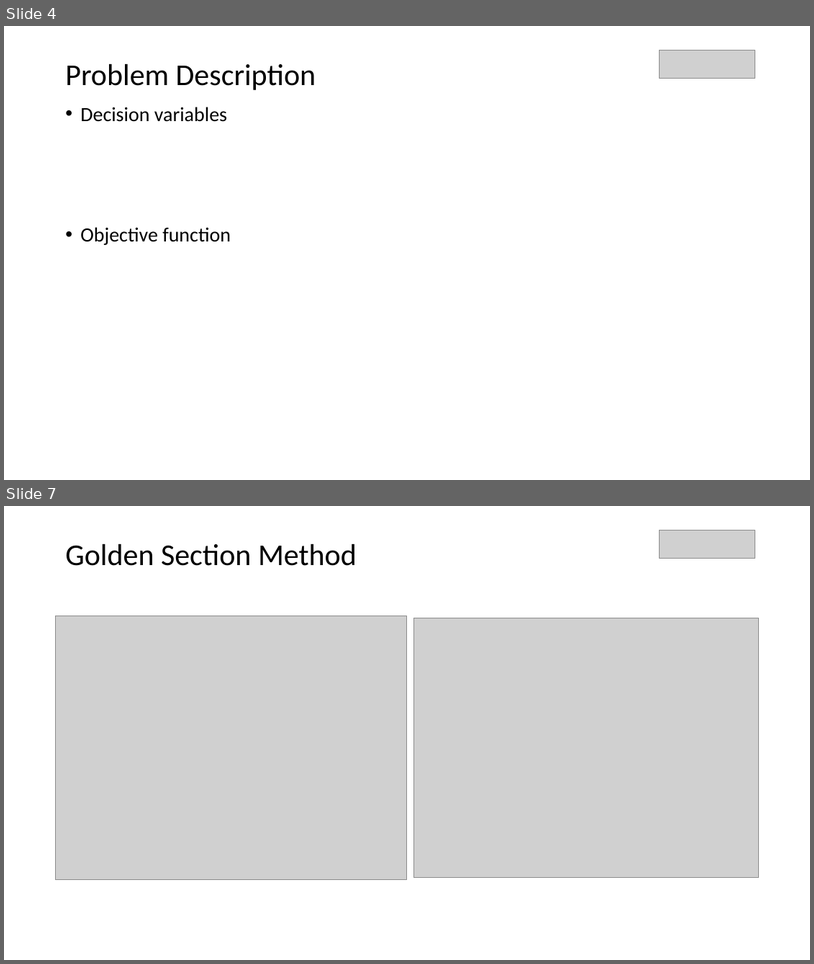
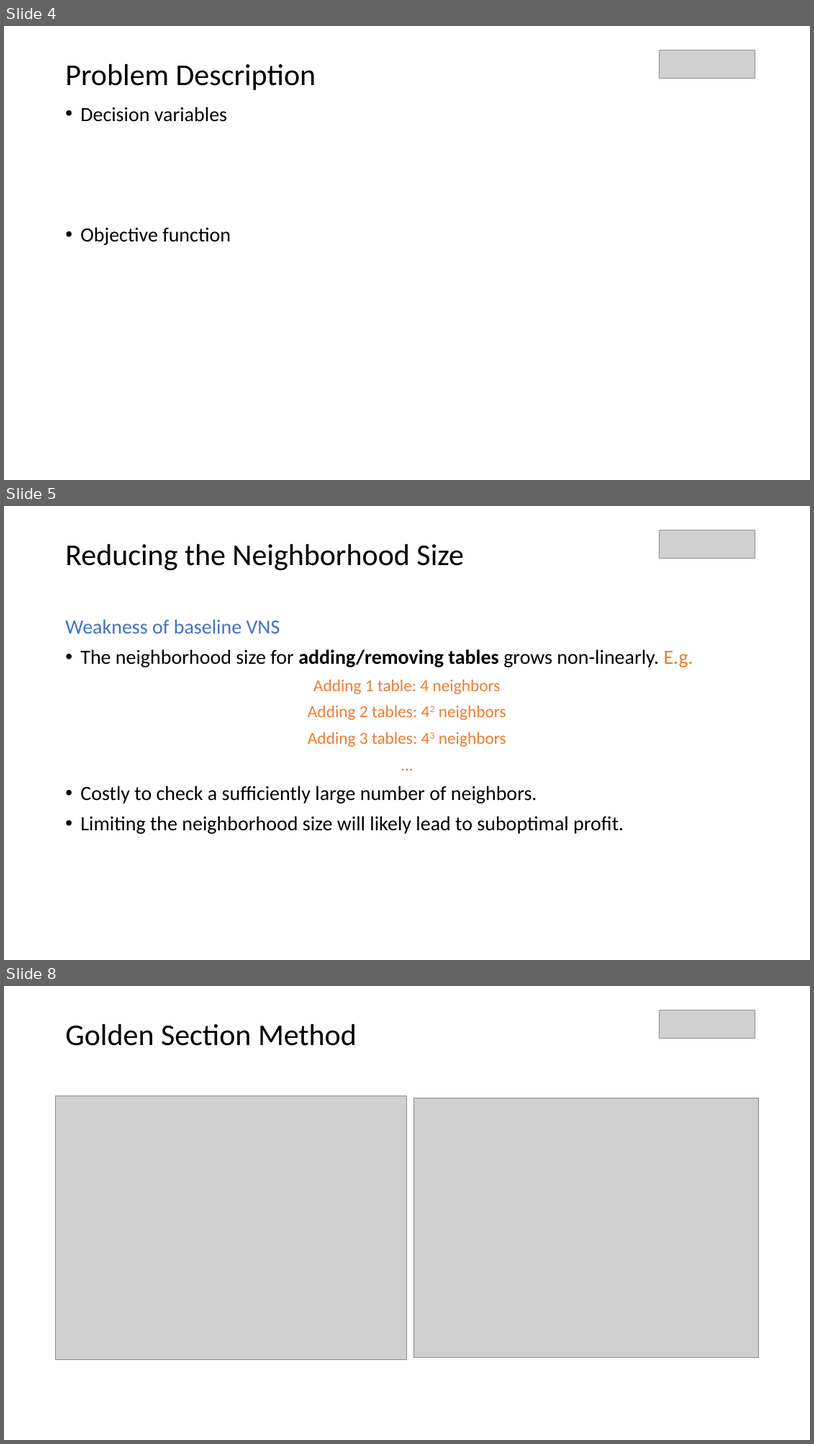
Before and after one commit to parkjan4/OptSim, a slide deck: Presentation.pptx. Shown one above the other, each under a label of ours: slides 4 and 7 before the commit, slides 4, 5 and 8 after it; the slides between them are not shown. The pictures are 814x964 and 814x1444 pixels, drawn with LibreOffice and Linux fonts; fonts in the diff are those of the drawing; grey boxes stand for pictures. Boxes give left, top, right and bottom in pixels: in the first picture for what was removed or moved away, otherwise in the second. Text is boxed around its words. In the diff, an @@ line names an element or a change of style, - is before the commit and + after.

```diff
--- a/Presentation.pptx
+++ b/Presentation.pptx
@@ slide 5 added at [4,506,810,960], background #FFFFFF @@
@@ text added at [65,544,463,571], 36 pt, text #000000 @@
+Reducing the Neighborhood Size
@@ picture added at [660,530,755,558] @@
@@ text added at [65,619,694,834], 24 pt, text #000000 @@
+Weakness of baseline VNS
+• The neighborhood size for adding/removing tables grows non-linearly. E.g.
+Adding 1 table: 4 neighbors
+Adding 2 tables: 42 neighbors
+Adding 3 tables: 43 neighbors
+…
+• Costly to check a sufficiently large number of neighbors.
+• Limiting the neighborhood size will likely lead to suboptimal profit.
@@ what was slide 7 is now slide 8 @@
```
Also in this commit, not shown: 2 slides changed, 3 other files.
